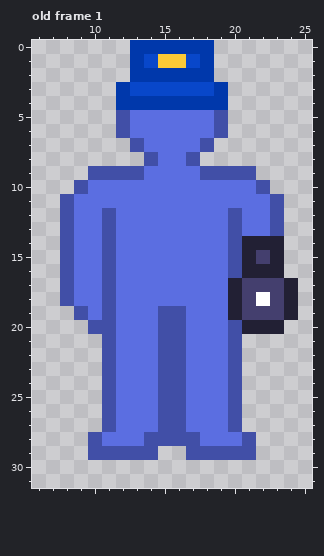
Two versions of one pixel-art file, MonsterPhobia/Assets/Art/player.aseprite. Above is the file before it was changed.
32x32 pixels, 1 frame. Shown: old frame 1: x 6..25, y 0..31. The commit also changed other frames, which this record leaves out.
After the commit:
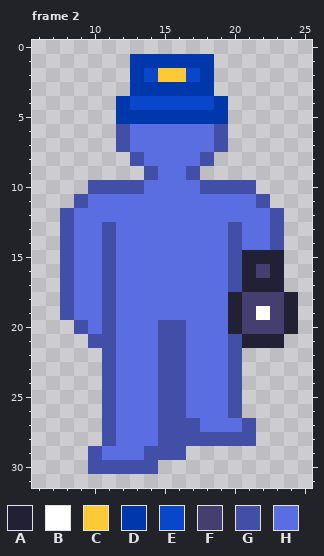
Palette (. is transparent): A #222034  B #ffffff  C #fbca36  D #0038ab  E #0847ca  F #443f6e  G #414fa7  H #5b6ee1
A new or re-ordered frame is compared with the old frame closest to it.
Diff:
frames 1 -> 7
Frame 2 is new; against old frame 1:
y 0: x 13..18 DDDDDD -> ......
y 1: x 14..17 ECCE -> DDDD
y 2: x 14..17 DDDD -> ECCE
y 3: x 12..19 DEEEEEED -> .DDDDDD.
y 4: x 13..18 DDDDDD -> EEEEEE
y 5: x 12..19 GHHHHHHG -> DDDDDDDD
y 7: x 12..13 .G -> GH; x 18..19 G. -> HG
y 8: x 13..14 .G -> GH; x 17..18 G. -> HG
y 9: x 10..14 GGGGH -> ....G; x 17..21 HGGGG -> G....
y 10: x 9..13 GHHHH -> .GGGG; x 18..22 HHHHG -> GGGG.
y 11: x 8..9 GH -> .G; x 22..23 HG -> G.
y 12: x 11 G -> H; x 20 G -> H
y 14: x 21..23 AAA -> HHG
y 15: x 22 F -> A
y 16: x 22 A -> F
y 17: x 20..24 AFFFA -> GAAA.
y 18: x 22 B -> F
y 19: x 8..9 .G -> GH; x 15..16 GG -> HH; x 22 F -> B
y 20: x 9..10 .G -> GH; x 20..24 GAAA. -> AFFFA
y 21: x 10 . -> G; x 21..23 ... -> AAA
y 27: x 17 H -> G; x 20..21 G. -> HG
y 28: x 10..11 GH -> .G; x 14 G -> H; x 18..20 HHH -> GGG
y 29: x 11..13 GGG -> HHH; x 15..21 ..GGGGG -> GG.....
y 30: x 10..14 ..... -> GGGGG
